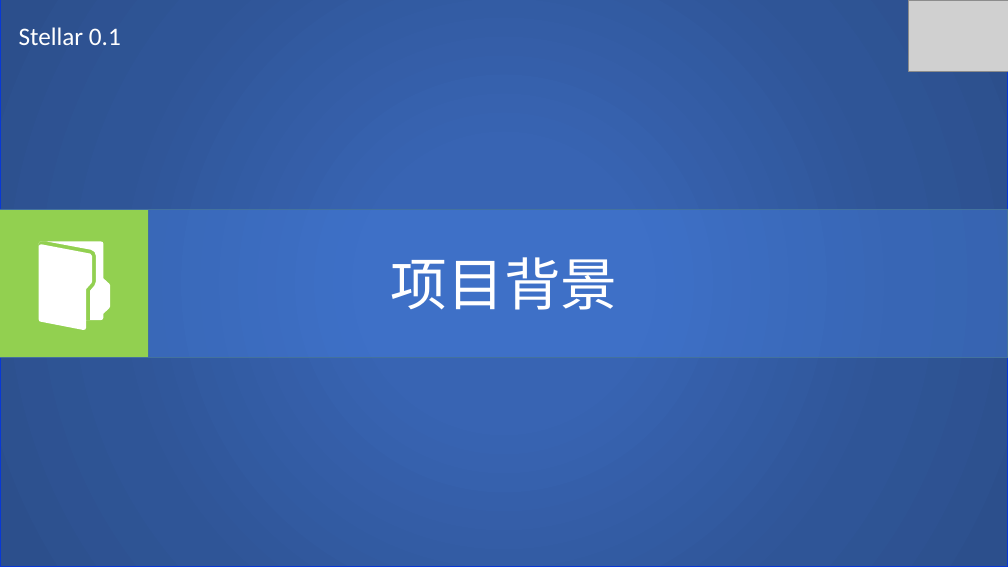
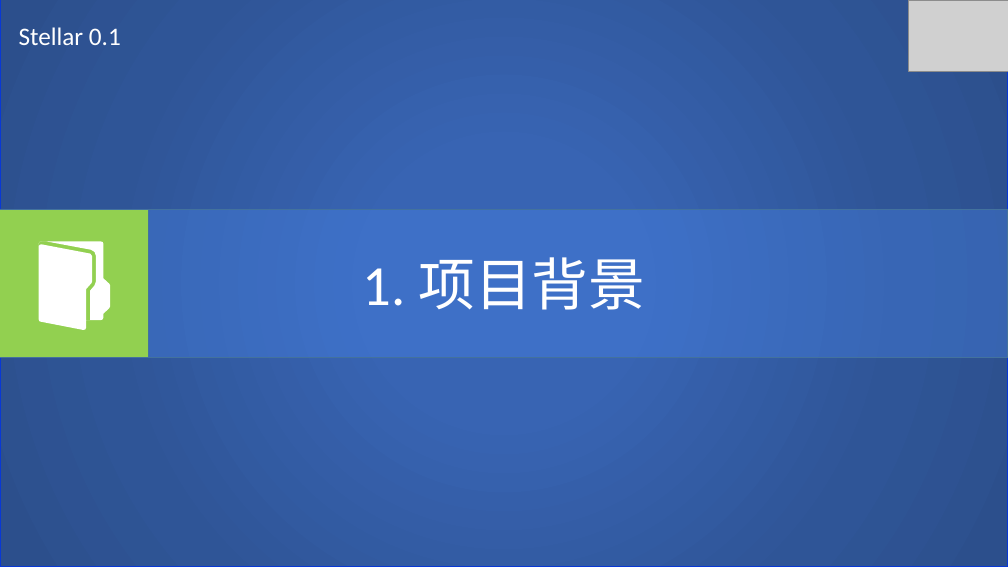
Before and after one commit to SCITLAS/Stellar, a slide deck: slide 4 of Stellar_0.1/documents/design.pptx. Drawn at 1008x567 pixels with LibreOffice and Linux fonts; fonts in the diff are those of the drawing; grey boxes stand for pictures. Boxes give left, top, right and bottom in pixels: in the first picture for what was removed or moved away, otherwise in the second. Text is boxed around its words. In the diff, an @@ line names an element or a change of style, - is before the commit and + after.

```diff
--- a/Stellar_0.1/documents/design.pptx
+++ b/Stellar_0.1/documents/design.pptx
@@ text at (363, 257, 646, 310): text changed @@
-项目背景
+1. 项目背景
```
Also in this commit, not shown: 5 other slides changed, 5 slides added, 2 other files.
